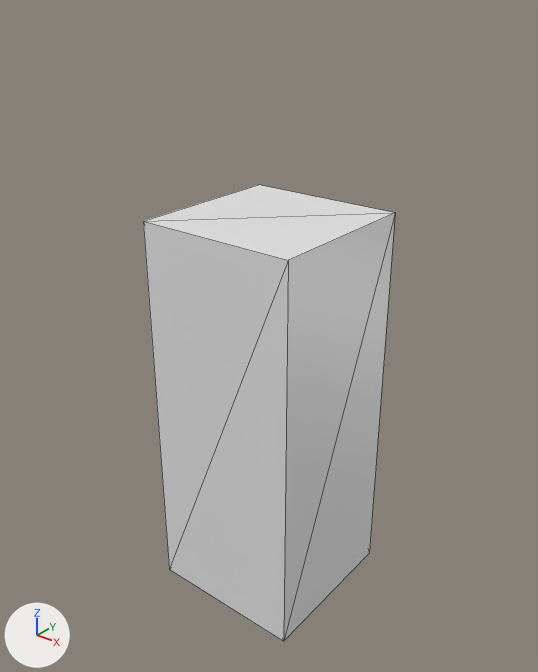
Two versions of the glTF model public/assets/glb/turret.glb, one commit apart.
The view is the same before and after, from a 50 mm lens placed at (2.01, -2.53, 1.97), pointed at (-0.02, 0.0, 0.4). Lighting does not change. The marker at lower left points along +X, +Y and +Z. Mesh edges are drawn as thin lines. Where no turn or scale is listed for an object, it has been applied to the vertices.
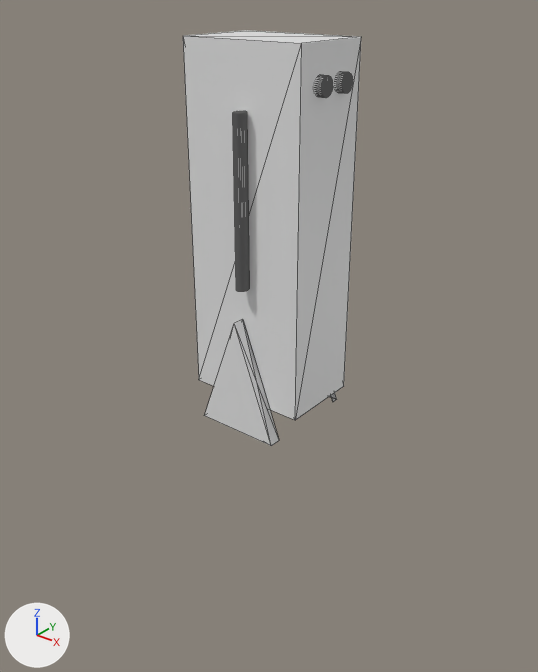
What changed in the scene script:
```text
Add me_cylinder_001:
    me_cylinder_001.from_pydata(...)  # 64 vertices, 124 faces; spans x -0.024..0.024, y -0.032..0.032, z -0.376..0.376
Add me_cylinder_002:
    me_cylinder_002.from_pydata(...)  # a 32-sided cylinder along x spanning x -0.027..0.027, y -0.038..0.038, z -0.04..0.04
Add me_cube_003:
    me_cube_003.from_pydata([(-1.0, 0.0, -1.0), (1.0, -1.0, 1.0), (-1.0, -1.0, -1.0), (-1.0, 0.0, 1.0), (1.0, 0.0, 1.0), (-1.0, -1.0, 1.0)], [], [(0, 1, 2), (3, 1, 0), (4, 1, 3), (1, 5, 2), (5, 4, 3), (5, 1, 4), (5, 0, 2), (5, 3, 0)])
Add me_cube_002:
    me_cube_002.from_pydata([(-0.212, 0.0, 0.0), (0.212, -0.058, 0.0), (-0.212, -0.058, 0.0), (0.0, 0.0, 0.566), (0.212, 0.0, 0.0), (0.0, -0.058, 0.566)], [], [(0, 1, 2), (3, 1, 0), (4, 1, 3), (1, 5, 2), (5, 4, 3), (5, 1, 4), (5, 0, 2), (5, 3, 0)])
Change ob_cube:
    ob_cube.location: (0.0, 0.0, 0.0) -> (0.0, 0.0, 0.95)
    ob_cube.scale: (0.4, 0.4, 1.0) -> (0.3, 0.2, 0.8)
Add ob_handl:
    ob_handl = bpy.data.objects.new('handL', me_cylinder_001)
    ob_handl.location = (0.03, -0.236, 1.11)
Add ob_eyer:
    ob_eyer = bpy.data.objects.new('eyeR', me_cylinder_002)
    ob_eyer.location = (0.3, -0.07, 1.59)
Add ob_eyel:
    ob_eyel = bpy.data.objects.new('eyeL', me_cylinder_002.copy())
    ob_eyel.location = (0.3, 0.07, 1.59)
Add ob_cube_002:
    ob_cube_002 = bpy.data.objects.new('Cube.002', me_cube_003)
    ob_cube_002.parent = ob_cube
    ob_cube_002.location = (0.0, 1.2, -1.18)
    ob_cube_002.rotation_euler = (0.0, 0.785, 0.0)  # degrees (0, 45, 0)
    ob_cube_002.scale = (0.5, -0.19, 0.5)
Add ob_cube_001:
    ob_cube_001 = bpy.data.objects.new('Cube.001', me_cube_002)
    ob_cube_001.location = (0.0, -0.204, 0.006)
```

Location of each change, [x1, y1, x2, y2] in pixels of the pictures (538 x 672 px):
'Cube', moved, rescaled (29% narrower, 15% shorter)
    before: [143, 185, 395, 642]
    after: [183, 30, 361, 420]
'Cube.001', added
    after: [204, 319, 279, 446]
'handL', added
    after: [233, 111, 249, 292]
'eyeR', added
    after: [316, 75, 333, 97]
'eyeL', added
    after: [336, 71, 353, 93]
'Cube.002', added
    after: [329, 393, 337, 402]
